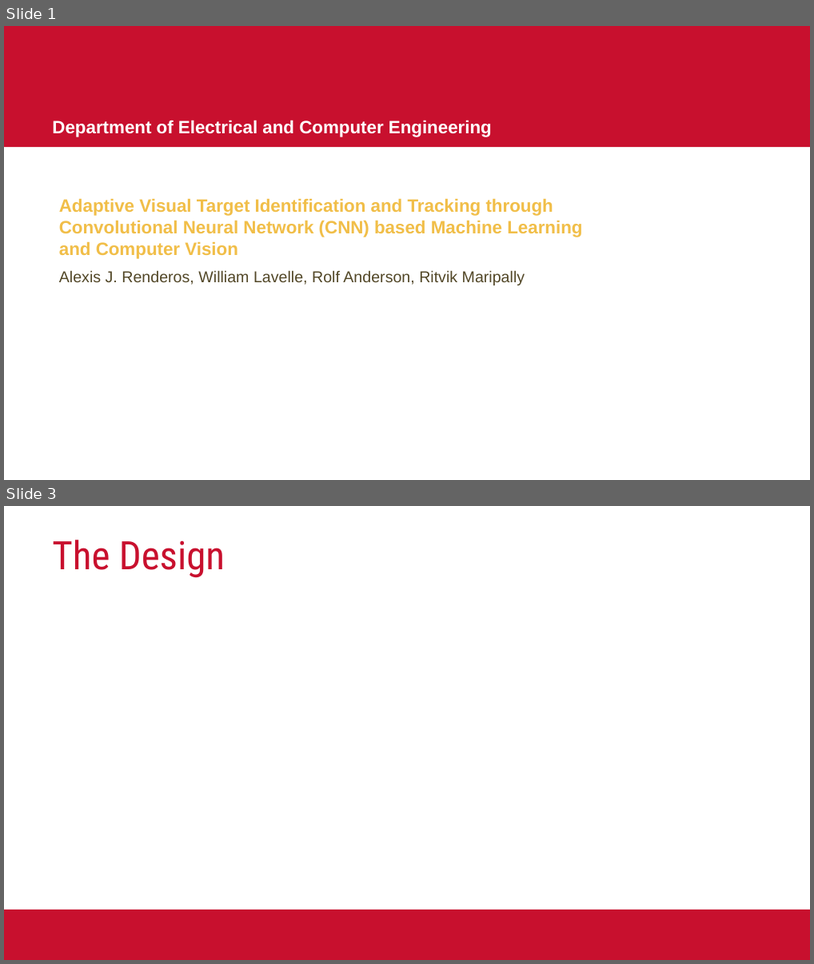
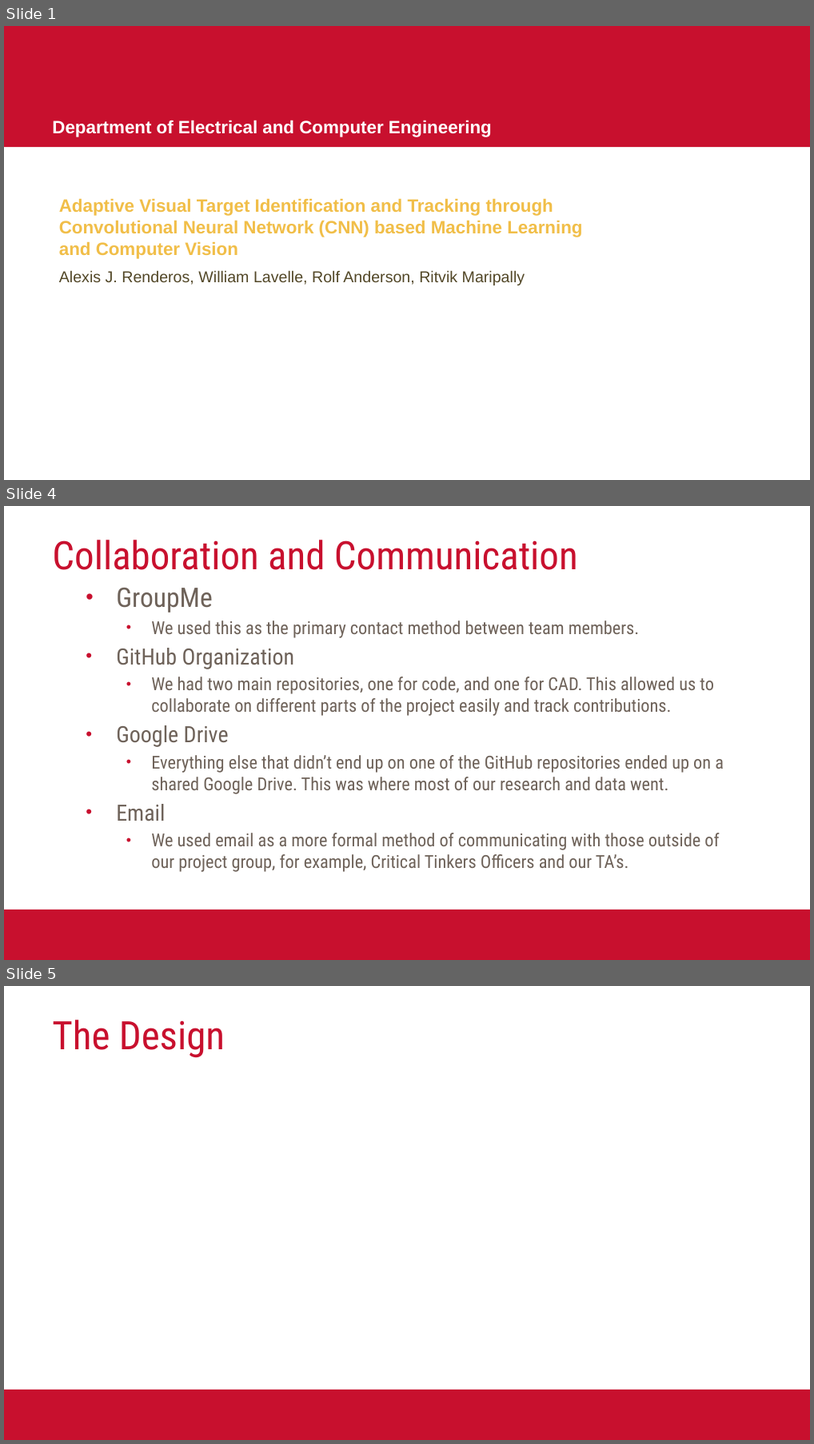
Before and after one commit to cpre186-2019/lifedrinker, a slide deck: ResearchPresentation.pptx. Shown one above the other, each under a label of ours: slides 1 and 3 before the commit, slides 1, 4 and 5 after it; the slides between them are not shown. The pictures are 814x964 and 814x1444 pixels, drawn with LibreOffice and Linux fonts; fonts in the diff are those of the drawing; background and template pictures are left out. Boxes give left, top, right and bottom in pixels: in the first picture for what was removed or moved away, otherwise in the second. Text is boxed around its words. In the diff, an @@ line names an element or a change of style, - is before the commit and + after.

```diff
--- a/ResearchPresentation.pptx
+++ b/ResearchPresentation.pptx
@@ slide 4 added at (4, 506, 810, 960), background #FFFFFF; not listed: 1 template element that a slide beside it also shows @@
@@ title added at (52, 540, 578, 570), 35 pt, text #C8102E @@
+Collaboration and Communication
@@ text added at (116, 588, 724, 872), 16 pt, text #6E6259 @@
+• GroupMe
+  • We used this as the primary contact method between team members.
+• GitHub Organization
+  • We had two main repositories, one for code, and one for CAD. This allowed us to collaborate on different parts of the project easily and track contributions.
+• Google Drive
+  • Everything else that didn’t end up on one of the GitHub repositories ended up on a shared Google Drive. This was where most of our research and data went.
+• Email
+  • We used email as a more formal method of communicating with those outside of our project group, for example, Critical Tinkers Officers and our TA’s.
@@ what was slide 3 is now slide 5 @@
```
Also in this commit, not shown: 4 other slides added, 1 slide removed.
